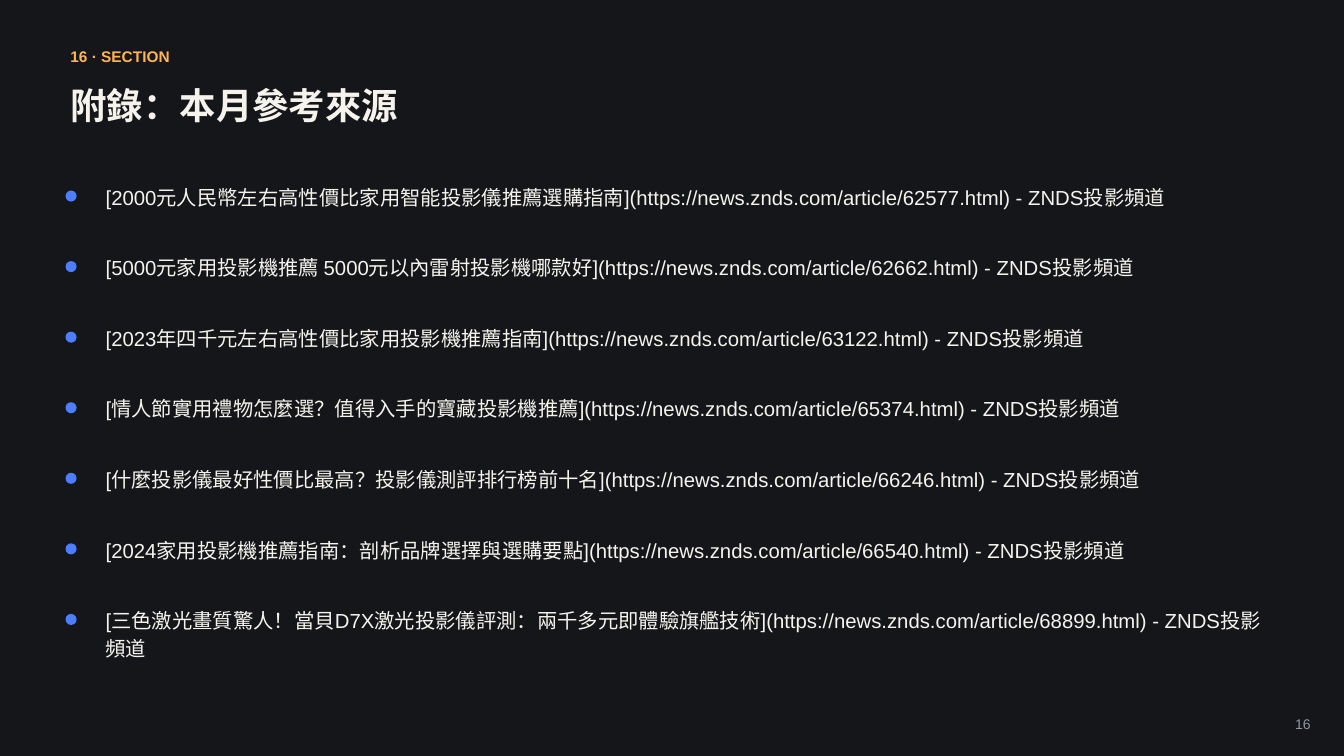
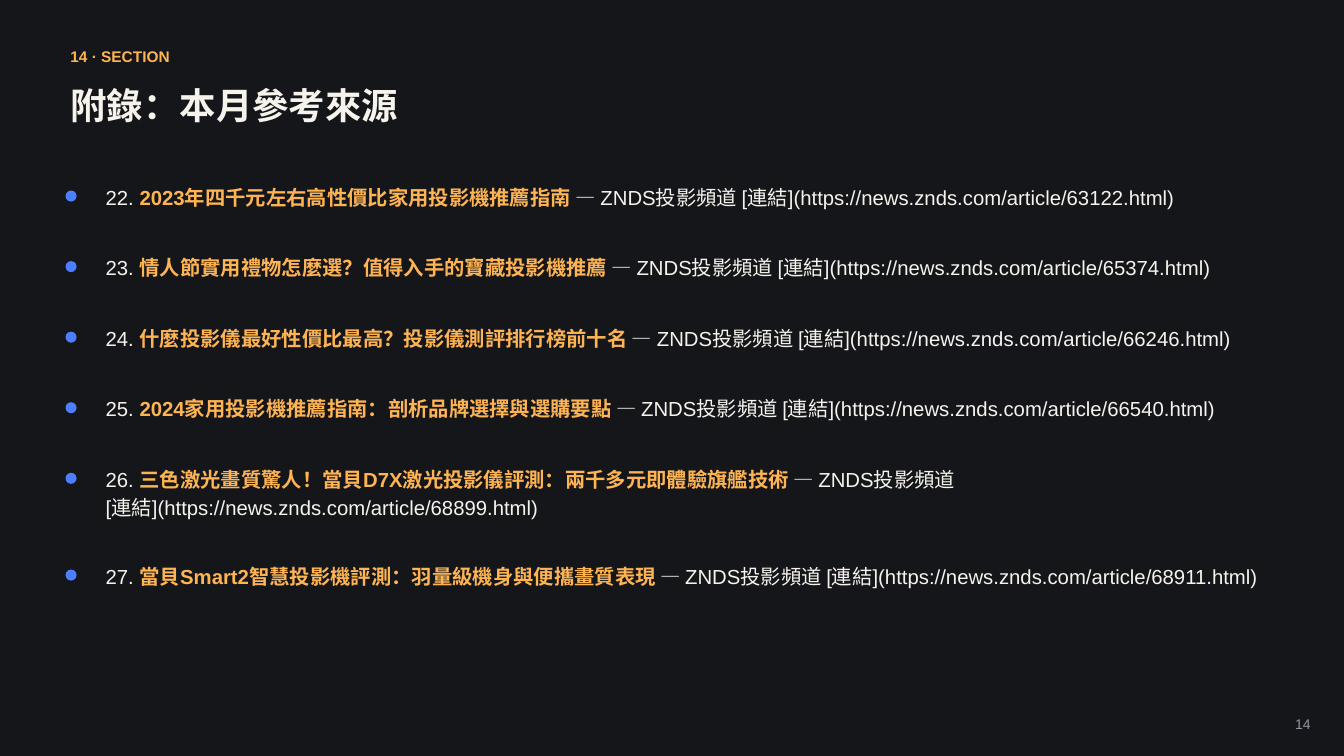
Before and after one commit to coffee30233-gif/Project-Insight, a slide deck: slide 14 of data/reports/2026-08.pptx (slide 16 before the commit). Drawn at 1344x756 pixels with LibreOffice and Linux fonts; fonts in the diff are those of the drawing. Boxes give left, top, right and bottom in pixels: in the first picture for what was removed or moved away, otherwise in the second. Text is boxed around its words. In the diff, an @@ line names an element or a change of style, - is before the commit and + after.

```diff
--- a/data/reports/2026-08.pptx
+++ b/data/reports/2026-08.pptx
@@ text at [70, 51, 170, 62]: text changed @@
-16 · SECTION
+14 · SECTION
@@ text at [106, 189, 1174, 210]: text changed @@
-[2000元人民幣左右高性價比家用智能投影儀推薦選購指南](https://news.znds.com/article/62577.html) - ZNDS投影頻道
+22. 2023年四千元左右高性價比家用投影機推薦指南 — ZNDS投影頻道 [連結](https://news.znds.com/article/63122.html)
@@ text at [106, 257, 1210, 280]: text changed @@
-[5000元家用投影機推薦 5000元以內雷射投影機哪款好](https://news.znds.com/article/62662.html) - ZNDS投影頻道
+23. 情人節實用禮物怎麼選？值得入手的寶藏投影機推薦 — ZNDS投影頻道 [連結](https://news.znds.com/article/65374.html)
@@ text at [106, 328, 1230, 351]: text changed @@
-[2023年四千元左右高性價比家用投影機推薦指南](https://news.znds.com/article/63122.html) - ZNDS投影頻道
+24. 什麼投影儀最好性價比最高？投影儀測評排行榜前十名 — ZNDS投影頻道 [連結](https://news.znds.com/article/66246.html)
@@ text at [106, 401, 1214, 422]: text changed @@
-[情人節實用禮物怎麼選？值得入手的寶藏投影機推薦](https://news.znds.com/article/65374.html) - ZNDS投影頻道
+25. 2024家用投影機推薦指南：剖析品牌選擇與選購要點 — ZNDS投影頻道 [連結](https://news.znds.com/article/66540.html)
@@ text at [106, 469, 955, 520]: text changed @@
-[什麼投影儀最好性價比最高？投影儀測評排行榜前十名](https://news.znds.com/article/66246.html) - ZNDS投影頻道
+26. 三色激光畫質驚人！當貝D7X激光投影儀評測：兩千多元即體驗旗艦技術 — ZNDS投影頻道 [連結](https://news.znds.com/article/68899.html)
@@ text at [106, 566, 1257, 589]: text changed @@
-[2024家用投影機推薦指南：剖析品牌選擇與選購要點](https://news.znds.com/article/66540.html) - ZNDS投影頻道
+27. 當貝Smart2智慧投影機評測：羽量級機身與便攜畫質表現 — ZNDS投影頻道 [連結](https://news.znds.com/article/68911.html)
@@ ellipse: place and size @@
-ellipse at [66, 543, 77, 555]
+ellipse at [66, 570, 77, 581]
@@ ellipse removed at [66, 614, 77, 625] @@
@@ text removed at [106, 612, 1147, 633] @@
-[三色激光畫質驚人！當貝D7X激光投影儀評測：兩千多元即體驗旗艦技術](https://news.znds.com/article/68899.html) - ZNDS投影頻道
@@ text at [1295, 719, 1311, 729]: text changed @@
-16
+14
```
Also in this commit, not shown: 32 other slides changed, 7 slides added, 25 slides removed, 3 other files.
